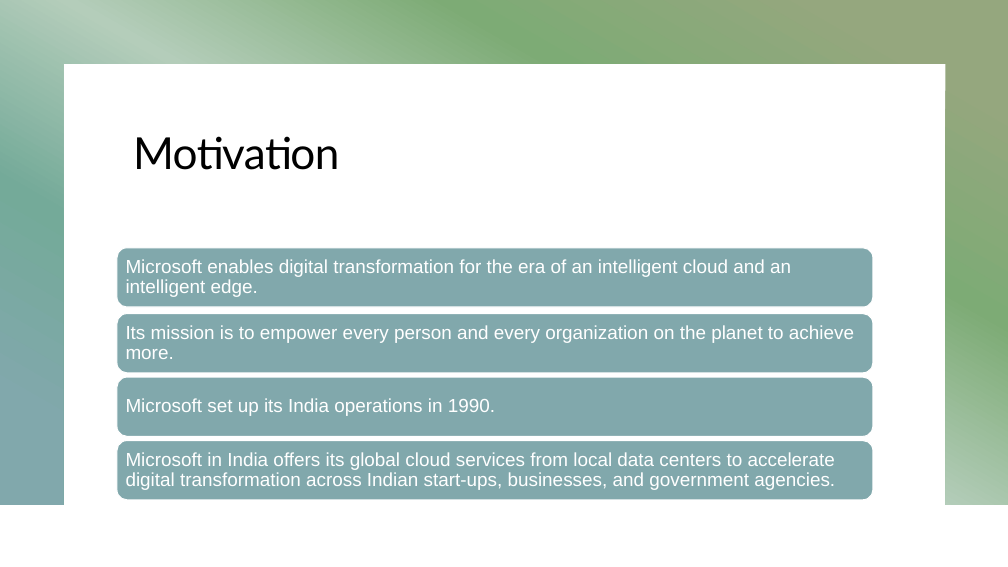
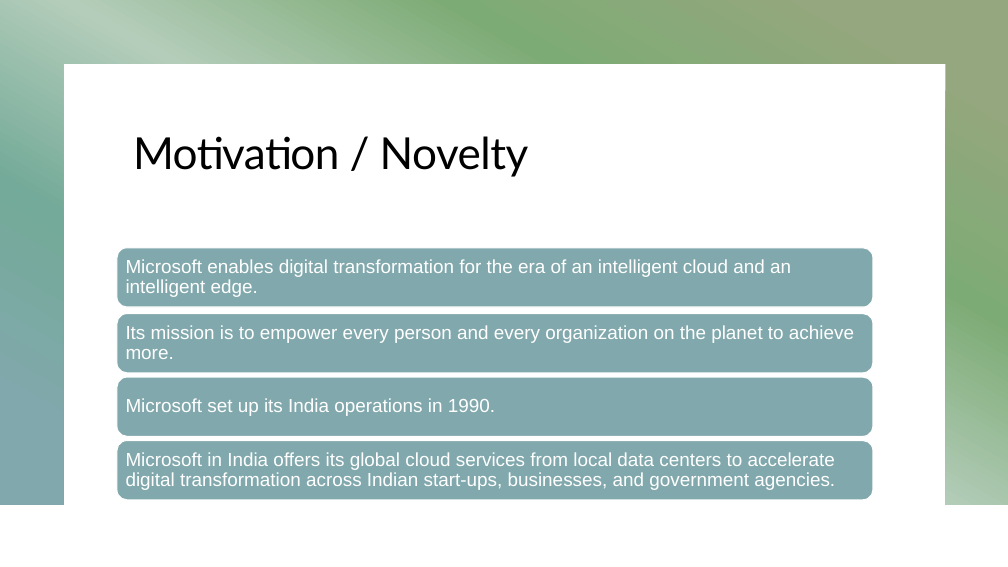
Before and after one commit to rashigupta01/project-presentation, a slide deck: slide 2 of Project Presentation.pptx. Drawn at 1008x567 pixels with LibreOffice and Linux fonts; fonts in the diff are those of the drawing. Boxes give left, top, right and bottom in pixels: in the first picture for what was removed or moved away, otherwise in the second. Text is boxed around its words. In the diff, an @@ line names an element or a change of style, - is before the commit and + after.

```diff
--- a/Project Presentation.pptx
+++ b/Project Presentation.pptx
@@ title at <box>133,136,529,177</box>: text changed @@
-Motivation
+Motivation / Novelty
```
Also in this commit, not shown: 4 other slides changed.
